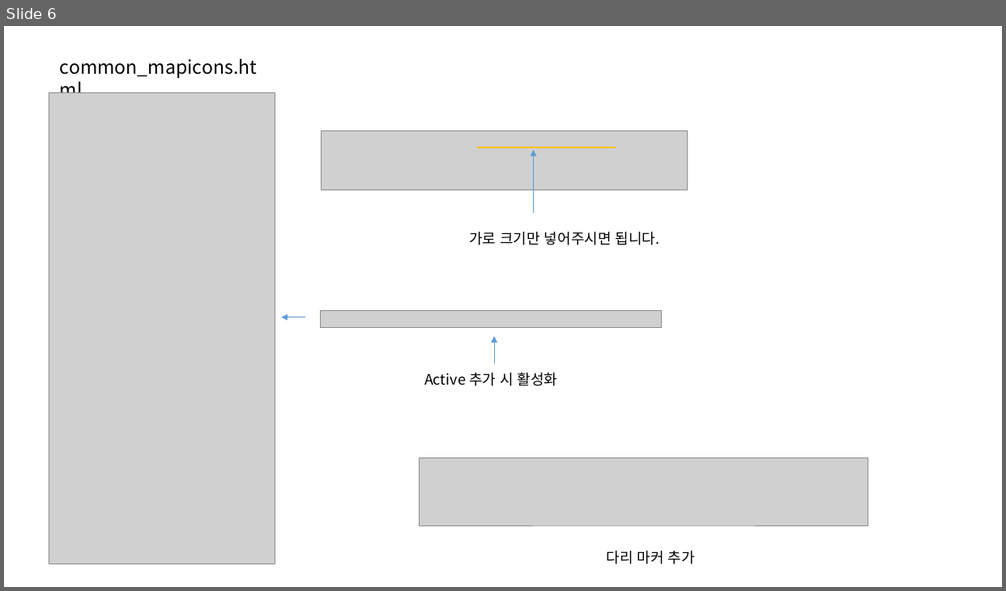
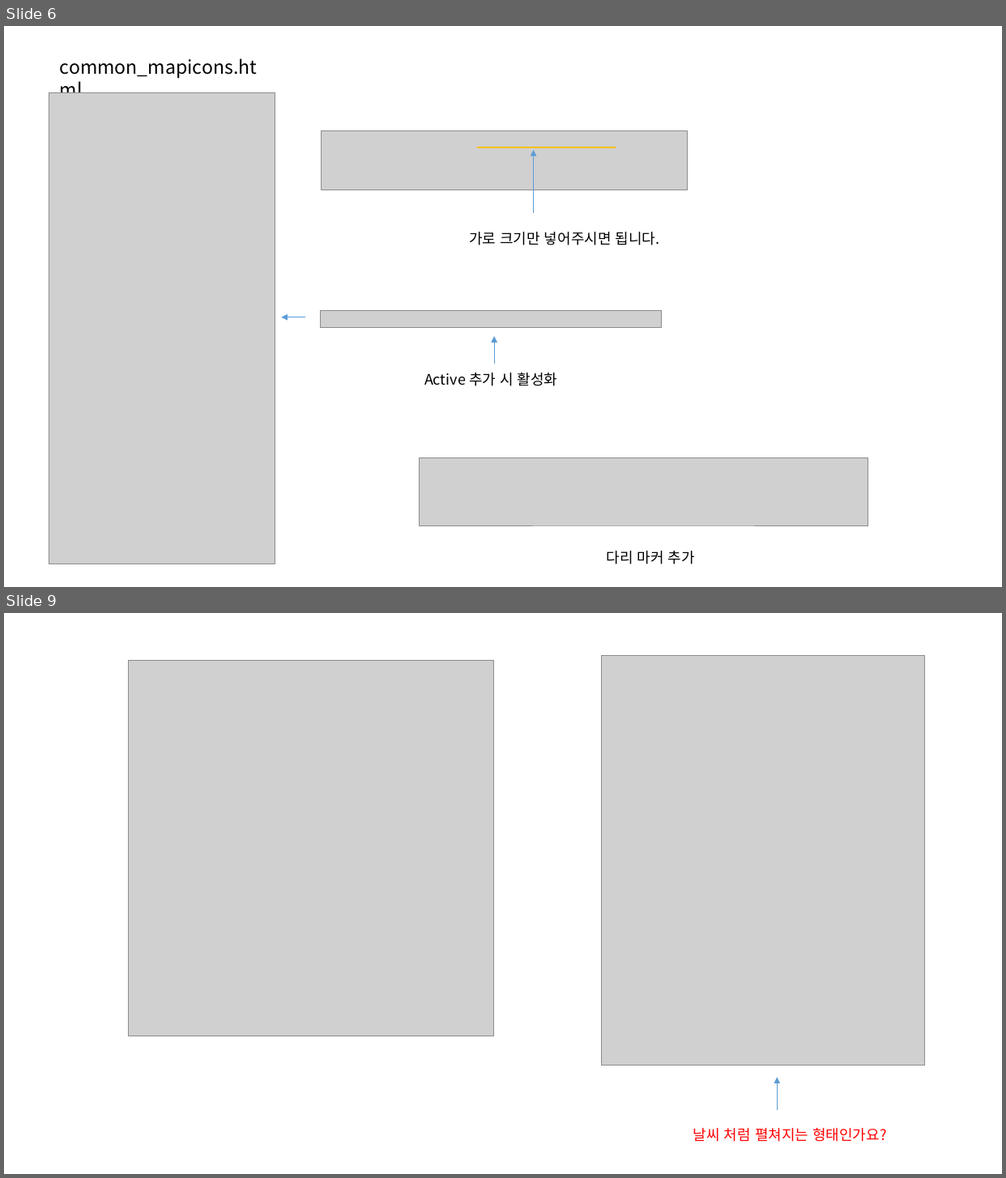
Before and after one commit to jeoungGyy/sejong, a slide deck: ppt/04-13.pptx. Shown one above the other, each under a label of ours: slide 6 before the commit, slides 6 and 9 after it; the slides between them are not shown. The pictures are 1006x591 and 1006x1178 pixels, drawn with LibreOffice and Linux fonts; fonts in the diff are those of the drawing; grey boxes stand for pictures. Boxes give left, top, right and bottom in pixels: in the first picture for what was removed or moved away, otherwise in the second. Text is boxed around its words. In the diff, an @@ line names an element or a change of style, - is before the commit and + after.

```diff
--- a/ppt/04-13.pptx
+++ b/ppt/04-13.pptx
@@ slide 9 added at [4, 613, 1002, 1174], background #FFFFFF @@
@@ picture added at [128, 660, 494, 1037] @@
@@ picture added at [602, 656, 925, 1065] @@
@@ arrow added from (778, 1111) to (778, 1077), #5B9BD5 0.5 pt @@
@@ text added at [693, 1128, 887, 1142], 14 pt, text #FF0000 @@
+날씨 처럼 펼쳐지는 형태인가요?
```
Also in this commit, not shown: 2 other slides added, 2 slides removed, 17 other files.
